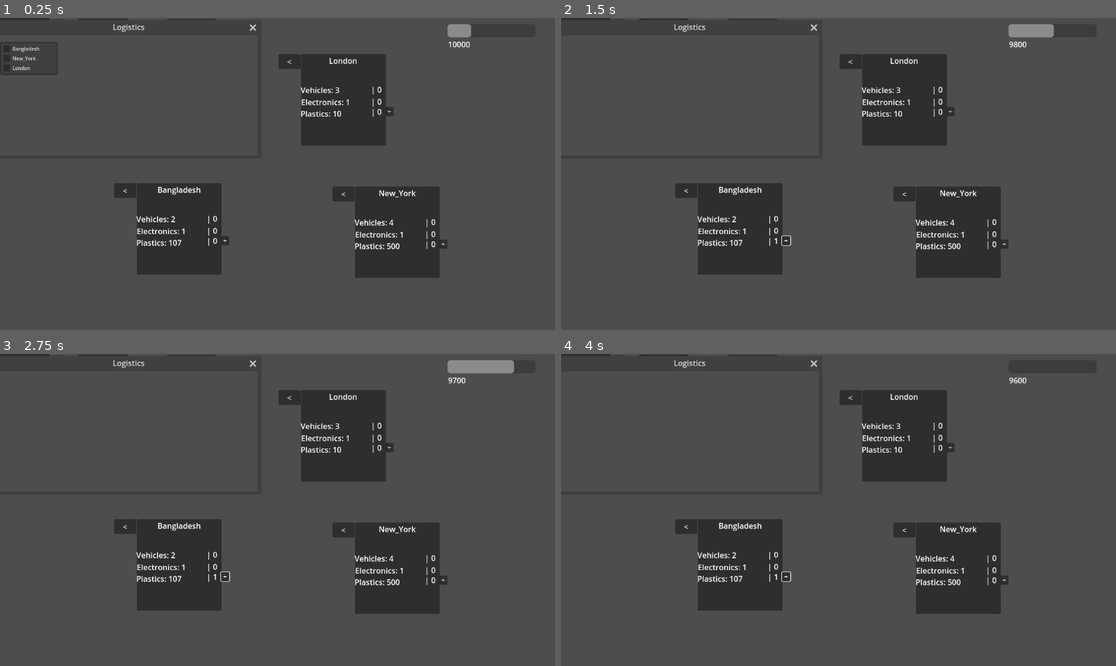
Above: before the commit, frames 1-4 (two rows, left to right).
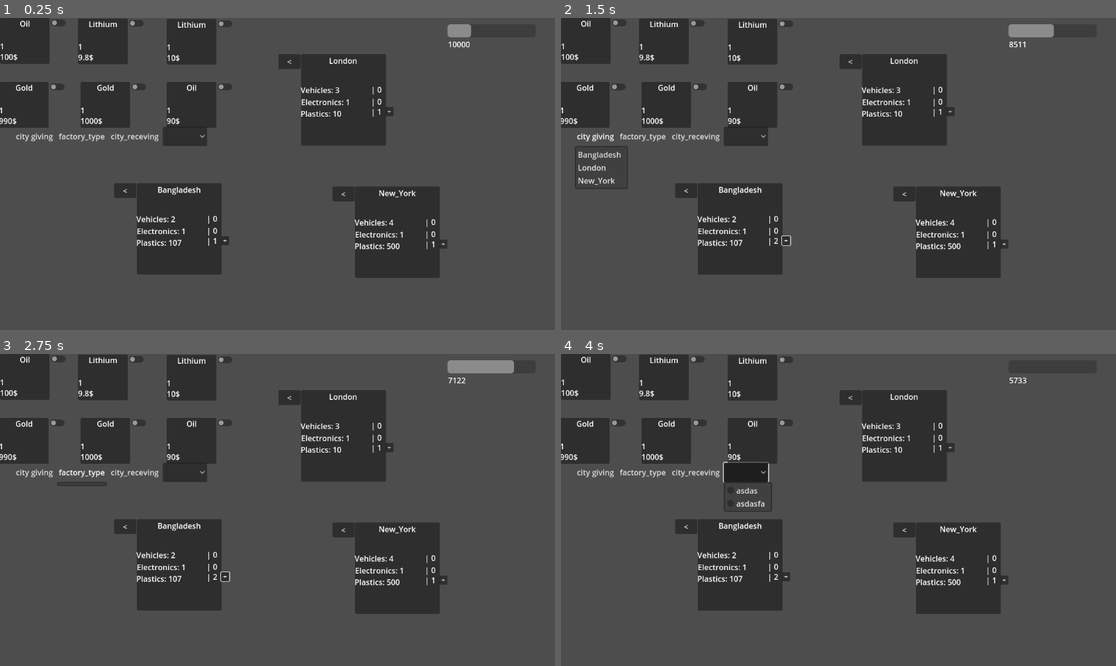
Above: after the commit, the same moments.

Repository: ysfcil/logistics_handler_prototypeing
Game: Godot game, scene res://main.tscn
The game is run twice, just before and just after one commit, with the same random seed, the same clock (stepped at 60 frames per second) and the same inputs.
Inputs (mouse positions are in pixels of both pictures, inside the frame that each line leads up to):
- Up to frame 1 (0.25 s): no input
- Up to frame 2 (1.5 s): click "+" at 0.5 s; click (594, 136) at 1.25 s, where only the run after the commit has a clickable "city giving"
- Up to frame 3 (2.75 s): click (83, 472) at 2 s, where only the run after the commit has a clickable "factory_type"
- Up to frame 4 (4 s): click (694, 472) at 2.75 s, where only the run after the commit has a clickable "city_receving"; click (744, 472) at 3.52 s

The runs differ from the first frame. In frame 1, 6.9% of the frame differs, in the area x 0-79%, y 0-74%; in frame 2, 7.6%, in the area x 0-84%, y 0-74%; in frame 3, 7.4%; in frame 4, 7.6%.

Commit message:
gjh

Diff:
--- a/Logistics_menu.gd
+++ /dev/null
@@ -1,28 +0,0 @@
-extends Window
-var index_ = {0 : "Bangladesh", 1 : "New_York",2 :  "London"}
-var cities = ["Bangladesh", "New_York", "London"]
-# Called when the node enters the scene tree for the first time.
-func _ready():
-
-	for i in cities:
-		$connection_create/PopupMenu.add_check_item(i)
-
-	pass # Replace with function body.
-
-
-# Called every frame. 'delta' is the elapsed time since the previous frame.
-func _process(delta):
-
-	pass
-
-func _on_popup_menu_index_pressed(index):
-	$connection_create/sender_name.text = str(index_[index])
-	var dummycity = cities
-	cities.remove_at(index)
-	for i in cities:
-		$connection_create/PopupMenu2.add_check_item(i)
-	cities = dummycity
-	$connection_create/PopupMenu2.visible = true
-
-
-	pass # Replace with function body.
--- a/Scripts/Logistics_handler.gd
+++ b/Scripts/Logistics_handler.gd
@@ -1,6 +1,7 @@
 extends Node
+signal to_connection(factories_by_city)
 var goods_by_city = {"Bangladesh":[107,1,2], "London": [10,1,3], "New_York": [500,1,4]}
-var factories_by_city = {"Bangladesh":[0,0,0], "London": [0,0,0], "New_York": [0,0,0]}
+var factories_by_city = {"Bangladesh":[1,0,0], "London": [0,0,0], "New_York": [0,0,0]}
 var wages_by_city = {"Bangladesh":[100,230,350], "London": [500,670,890], "New_York": [689,890,1000]}
 @onready var positions_cities = {"Bangladesh":$Bangladesh.global_position, "London": $London.position, "New_York": $New_York.position}
 signal connection_created(out_, in_)
@@ -15,12 +16,13 @@
 func _ready():
 	Money = 10000
 	send_info_to_city()
+	to_connection.emit(factories_by_city)
 	pass # Replace with function body.
 
 
 # Called every frame. 'delta' is the elapsed time since the previous frame.
 func _process(delta):
-	print(goods_by_city)
+
 	pass
 
 
@@ -65,11 +67,12 @@
 func send_info_to_city():
 	for i in len(goods_by_city):
 		city_has_goods.emit(goods_by_city.keys()[i], goods_by_city.values()[i], Money, wages_by_city)
-	pass
+	to_connection.emit(factories_by_city)
 
 func factory_info(name_of_the_city, factories_it_has, money_):
 	set_deferred("Money", money_)
 	factories_by_city[name_of_the_city] = factories_it_has
+	to_connection.emit(factories_by_city)
 	pass # Replace with function body.
 
 
--- a/Scripts/city_control_script.gd
+++ b/Scripts/city_control_script.gd
@@ -10,7 +10,7 @@
 var cities_connected_to_as_in = []
 var cities_connected_to_as_out = []
 var goods_ = [1,2,3]
-var factroies = [0,0,0]
+@export var factroies = [1,0,0]
 var wages_ = [0,0,0]
 var money_
 @export var factory_cost = 100
--- /dev/null
+++ b/VBox.gd
@@ -0,0 +1,16 @@
+extends VBoxContainer
+@export var containerScene : PackedScene
+# Called when the node enters the scene tree for the first time.
+func _ready():
+	pass # Replace with function body.
+
+
+# Called every frame. 'delta' is the elapsed time since the previous frame.
+func _process(delta):
+	pass
+
+
+func _on_button_pressed():
+	var l = containerScene.instantiate()
+	call_deferred("add_child", l)
+	pass # Replace with function body.
--- /dev/null
+++ b/log_window.tscn
@@ -0,0 +1,33 @@
+[gd_scene load_steps=3 format=3 uid="uid://dkrnq06ivccbn"]
+
+[ext_resource type="PackedScene" uid="uid://da02rb8q5cgkq" path="res://new_connection.tscn" id="1_jbhlx"]
+[ext_resource type="Script" path="res://VBox.gd" id="1_xbpha"]
+
+[node name="Window" type="Window"]
+initial_position = 2
+size = Vector2i(480, 250)
+
+[node name="VBoxContainer" type="VBoxContainer" parent="."]
+anchors_preset = 15
+anchor_right = 1.0
+anchor_bottom = 1.0
+grow_horizontal = 2
+grow_vertical = 2
+alignment = 1
+script = ExtResource("1_xbpha")
+containerScene = ExtResource("1_jbhlx")
+
+[node name="Button" type="Button" parent="VBoxContainer"]
+custom_minimum_size = Vector2(30, 25)
+layout_mode = 2
+size_flags_horizontal = 0
+size_flags_vertical = 2
+text = "+"
+
+[node name="New_connection" parent="VBoxContainer" instance=ExtResource("1_jbhlx")]
+custom_minimum_size = Vector2(10, 10)
+layout_mode = 2
+size_flags_horizontal = 0
+alignment = 2
+
+[connection signal="pressed" from="VBoxContainer/Button" to="VBoxContainer" method="_on_button_pressed"]
--- a/main.tscn
+++ b/main.tscn
@@ -1,10 +1,11 @@
-[gd_scene load_steps=6 format=3 uid="uid://bqhbhnxuprg4s"]
+[gd_scene load_steps=7 format=3 uid="uid://bqhbhnxuprg4s"]
 
 [ext_resource type="Script" path="res://Sprites/main_script.gd" id="1_1lj1s"]
 [ext_resource type="Script" path="res://Scripts/Timer_script.gd" id="1_frvny"]
 [ext_resource type="PackedScene" uid="uid://qqhiwdugqlmd" path="res://logistics_handler.tscn" id="2_gwgwm"]
 [ext_resource type="PackedScene" uid="uid://bais17l2hrh3q" path="res://Resource_maneger.tscn" id="4_q4web"]
-[ext_resource type="PackedScene" uid="uid://dkg7ot4oix2ck" path="res://window_menu.tscn" id="5_x5utk"]
+[ext_resource type="PackedScene" uid="uid://da02rb8q5cgkq" path="res://new_connection.tscn" id="5_0vbar"]
+[ext_resource type="Script" path="res://new_connection.gd" id="6_465mx"]
 
 [node name="Main" type="Node2D"]
 script = ExtResource("1_1lj1s")
@@ -30,12 +31,20 @@
 
 [node name="raw_resources" parent="." instance=ExtResource("4_q4web")]
 
-[node name="Window" parent="." instance=ExtResource("5_x5utk")]
+[node name="New_connection" parent="." instance=ExtResource("5_0vbar")]
+offset_left = 12.0
+offset_top = 226.0
+offset_right = 447.0
+offset_bottom = 266.0
+size_flags_horizontal = 3
+alignment = 1
+script = ExtResource("6_465mx")
 
 [connection signal="timeout" from="Timer" to="Logistics_handler" method="_on_timer_timeout"]
 [connection signal="connection_created" from="Logistics_handler" to="Logistics_handler/Bangladesh" method="connection_created"]
 [connection signal="connection_created" from="Logistics_handler" to="Logistics_handler/London" method="connection_created"]
 [connection signal="connection_created" from="Logistics_handler" to="Logistics_handler/New_York" method="connection_created"]
+[connection signal="to_connection" from="Logistics_handler" to="New_connection" method="_on_logistics_handler_to_connection"]
 [connection signal="resource_is_working" from="raw_resources" to="raw_resources/Oil1" method="resource_is_working"]
 [connection signal="resource_is_working" from="raw_resources" to="raw_resources/Oil2" method="resource_is_working"]
 [connection signal="resource_is_working" from="raw_resources" to="raw_resources/Lithium1" method="resource_is_working"]
--- /dev/null
+++ b/my_window.tscn
@@ -0,0 +1,14 @@
+[gd_scene format=3 uid="uid://d28xdeab016o7"]
+
+[node name="VBoxContainer" type="VBoxContainer"]
+offset_right = 134.0
+offset_bottom = 40.0
+
+[node name="MenuButton" type="MenuButton" parent="."]
+layout_mode = 2
+text = "menu"
+item_count = 2
+popup/item_0/text = "ibircik"
+popup/item_0/id = 0
+popup/item_1/text = "kibircik"
+popup/item_1/id = 1
--- /dev/null
+++ b/new_connection.gd
@@ -0,0 +1,17 @@
+extends HBoxContainer
+var factories_by_city_ = {"Bangladesh":[1,0,0], "London": [0,0,0], "New_York": [0,0,0]}
+# Called when the node enters the scene tree for the first time.
+func _ready():
+	for i in factories_by_city_.keys():
+		$city_giving.get_popup().add_item(i)
+	pass # Replace with function body.
+
+
+# Called every frame. 'delta' is the elapsed time since the previous frame.
+func _process(delta):
+	pass
+
+
+func _on_logistics_handler_to_connection(factories_by_city):
+	factories_by_city = factories_by_city_
+	pass # Replace with function body.
--- /dev/null
+++ b/new_connection.tscn
@@ -0,0 +1,31 @@
+[gd_scene load_steps=2 format=3 uid="uid://da02rb8q5cgkq"]
+
+[ext_resource type="Script" path="res://new_connection.gd" id="1_2mqgp"]
+
+[node name="New_connection" type="HBoxContainer"]
+offset_right = 328.0
+offset_bottom = 40.0
+size_flags_horizontal = 2
+size_flags_vertical = 2
+size_flags_stretch_ratio = 7.02
+script = ExtResource("1_2mqgp")
+
+[node name="city_giving" type="MenuButton" parent="."]
+layout_mode = 2
+text = "city giving"
+
+[node name="factory_type" type="MenuButton" parent="."]
+layout_mode = 2
+text = "factory_type"
+
+[node name="city_receving" type="MenuButton" parent="."]
+layout_mode = 2
+text = "city_receving"
+
+[node name="OptionButton" type="OptionButton" parent="."]
+layout_mode = 2
+item_count = 2
+popup/item_0/text = "asdas"
+popup/item_0/id = 0
+popup/item_1/text = "asdasfa"
+popup/item_1/id = 1
--- a/panel.tscn
+++ b/panel.tscn
@@ -63,23 +63,27 @@
 text = "+"
 
 [node name="Goods_label2" type="Label" parent="."]
+layout_mode = 0
 offset_top = 88.0
 offset_right = 86.0
 offset_bottom = 111.0
 
 [node name="Goods_label3" type="Label" parent="."]
+layout_mode = 0
 offset_left = -1.0
 offset_top = 63.0
 offset_right = 93.0
 offset_bottom = 86.0
 
 [node name="Factory_label3" type="Label" parent="."]
+layout_mode = 0
 offset_left = 145.0
 offset_top = 62.0
 offset_right = 176.0
 offset_bottom = 85.0
 
 [node name="Factory_label2" type="Label" parent="."]
+layout_mode = 0
 offset_left = 145.0
 offset_top = 87.0
 offset_right = 176.0
--- a/window_menu.tscn
+++ b/window_menu.tscn
@@ -1,14 +1,72 @@
-[gd_scene load_steps=2 format=3 uid="uid://dkg7ot4oix2ck"]
+[gd_scene load_steps=3 format=3 uid="uid://pal15r0e180w"]
 
-[ext_resource type="Script" path="res://Logistics_menu.gd" id="1_nvk1w"]
+[sub_resource type="GDScript" id="GDScript_4fml5"]
+script/source = "extends Window
+signal to_Connection_creator(factories_by_city)
+
+# Called when the node enters the scene tree for the first time.
+func _ready():
+	pass # Replace with function body.
+
+
+# Called every frame. 'delta' is the elapsed time since the previous frame.
+func _process(delta):
+	pass
+
+
+func logistics_handler_to_window(factories_by_city):
+	to_Connection_creator.emit(factories_by_city)
+	pass # Replace with function body.
+"
+
+[sub_resource type="GDScript" id="GDScript_wghqv"]
+script/source = "extends Node
+var index_ = {0 : \"Bangladesh\", 1 : \"New_York\",2 :  \"London\"}
+var cities = [\"Bangladesh\", \"New_York\", \"London\"]
+signal connection_created(from_, to_, level, factory)
+var factory_info = {}
+# Called when the node enters the scene tree for the first time.
+func _ready():
+
+	for i in cities:
+		$PopupMenu.add_check_item(i)
+	pass # Replace with function body.
+
+
+# Called every frame. 'delta' is the elapsed time since the previous frame.
+func _process(delta):
+	pass
+
+func _on_popup_menu_index_pressed(index):
+	print(\"kjfkald\")
+	$sender_name.text = str(index_[index])
+	for i in cities:
+		for j in len(factory_info.values()[0]):
+			print(factory_info[i][j])
+
+	$PopupMenu2.visible = true
+	pass # Replace with function body.
+
+
+func _on_popup_menu_2_id_pressed(id):
+	print(\"connection created\")
+	$getting_city.text = str($PopupMenu2.get_item_text(id))
+	pass # Replace with function body.
+
+
+func window_to_connection_creator(factories_by_city):
+	factory_info = factories_by_city
+	pass # Replace with function body.
+"
 
 [node name="Window" type="Window"]
 title = "Logistics"
 position = Vector2i(0, 36)
 size = Vector2i(535, 250)
-script = ExtResource("1_nvk1w")
+script = SubResource("GDScript_4fml5")
 
 [node name="connection_create" type="Node" parent="."]
+script = SubResource("GDScript_wghqv")
 
 [node name="PopupMenu" type="PopupMenu" parent="connection_create"]
 title = "City"
@@ -22,11 +80,14 @@
 offset_bottom = 23.0
 
 [node name="PopupMenu2" type="PopupMenu" parent="connection_create"]
-position = Vector2i(250, 50)
+position = Vector2i(200, 50)
 size = Vector2i(130, 60)
 
 [node name="getting_city" type="Label" parent="connection_create"]
-offset_right = 40.0
+offset_left = 200.0
+offset_right = 240.0
 offset_bottom = 23.0
 
-[connection signal="index_pressed" from="connection_create/PopupMenu" to="." method="_on_popup_menu_index_pressed"]
+[connection signal="to_Connection_creator" from="." to="connection_create" method="window_to_connection_creator"]
+[connection signal="index_pressed" from="connection_create/PopupMenu" to="connection_create" method="_on_popup_menu_index_pressed"]
+[connection signal="id_pressed" from="connection_create/PopupMenu2" to="connection_create" method="_on_popup_menu_2_id_pressed"]
